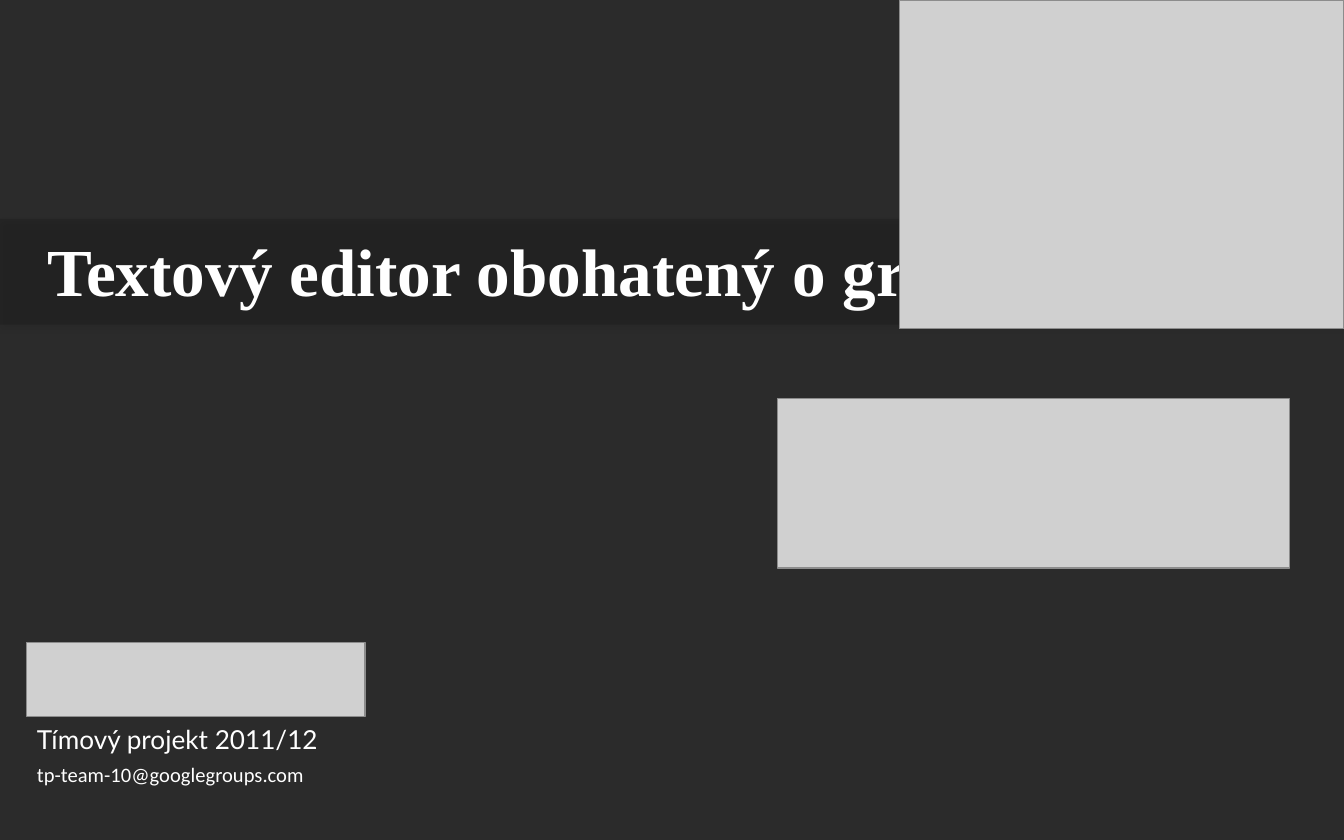
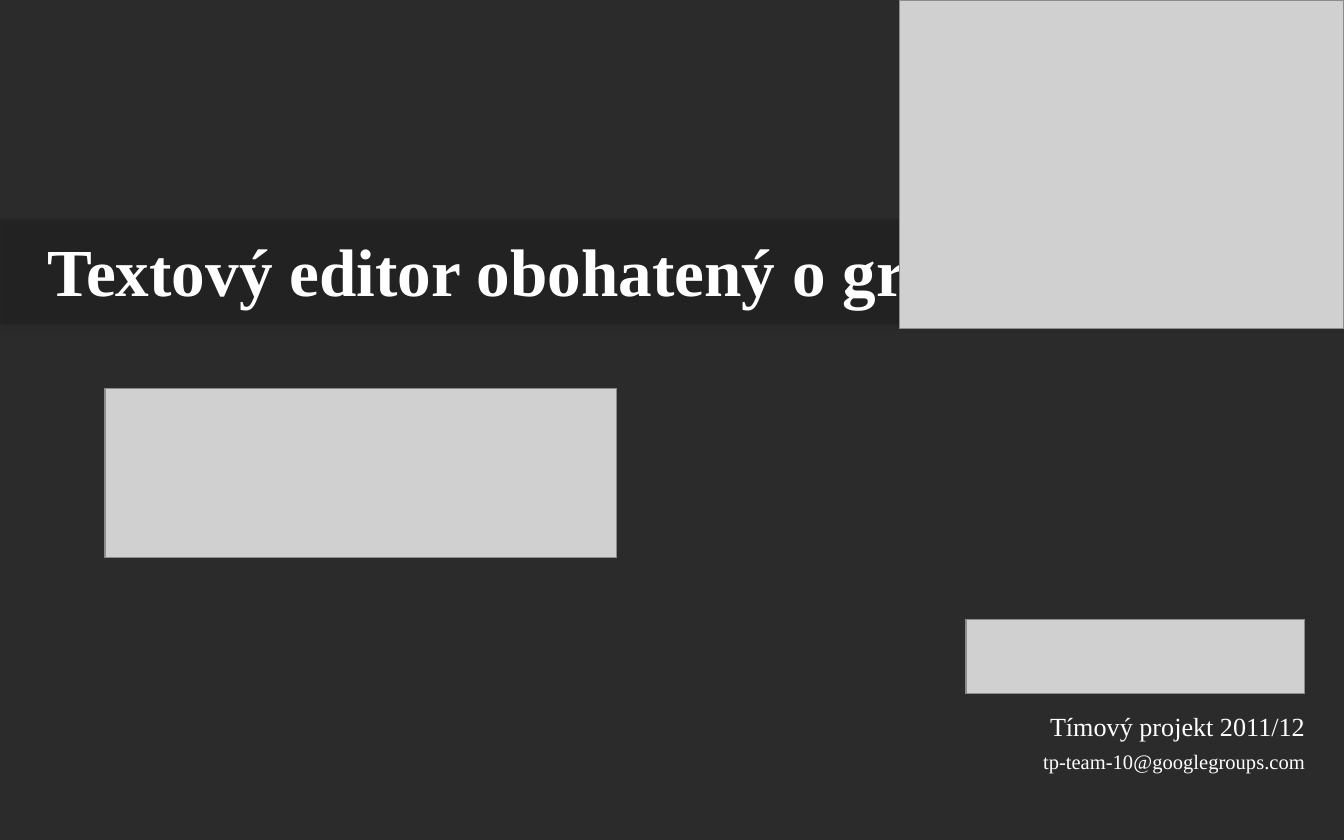
Before and after one commit to Innovators-Team10/Documentation, a slide deck: slide 1 of Dokumentacie/Ostatne/Innovators.pptx. Drawn at 1344x840 pixels with LibreOffice and Linux fonts; fonts in the diff are those of the drawing; grey boxes stand for pictures; background and template pictures are left out; a plain dark background stands for a picture behind light text. Boxes give left, top, right and bottom in pixels: in the first picture for what was removed or moved away, otherwise in the second. Text is boxed around its words. In the diff, an @@ line names an element or a change of style, - is before the commit and + after.

```diff
--- a/Dokumentacie/Ostatne/Innovators.pptx
+++ b/Dokumentacie/Ostatne/Innovators.pptx
@@ picture: place and size @@
-picture at [778, 399, 1290, 569]
+picture at [105, 388, 617, 558]
@@ picture added at [966, 620, 1305, 694] @@
@@ picture removed at [27, 642, 366, 716] @@
@@ text "Tímový projekt 2011/12": place and size @@
-text "Tímový projekt 2011/12" at [37, 729, 318, 786]
+text "Tímový projekt 2011/12" at [1043, 718, 1305, 774]
@@ text "Tímový projekt 2011/12" at [1043, 718, 1305, 774]: font Lato to Times New Roman in "Tímový projekt 2011/12"; font Calibri to Times New Roman in "tp-team-10@googlegroups.com"; alignment left to right @@
```
Also in this commit, not shown: 3 other slides changed, 9 slides added, 3 slides removed.
